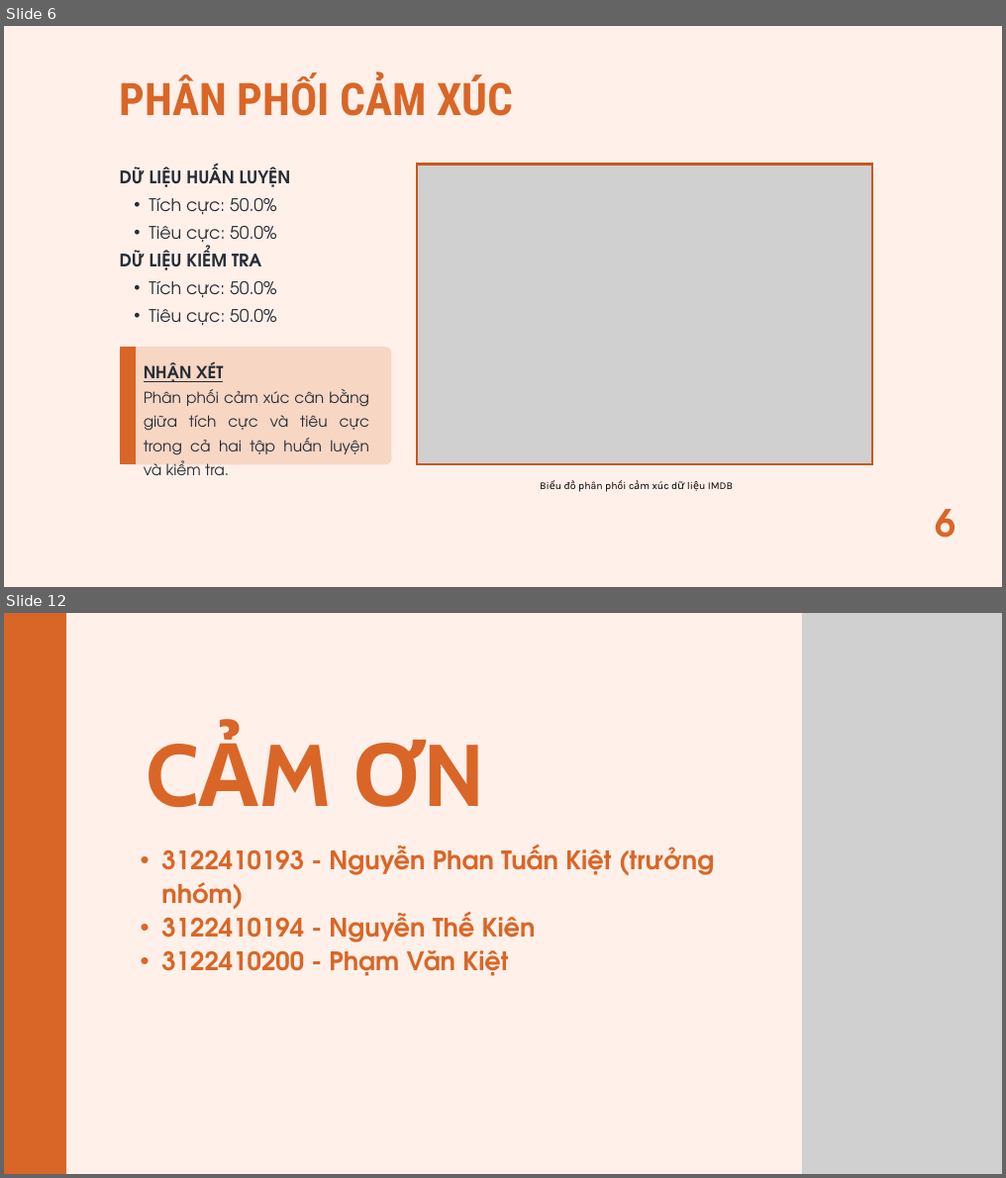
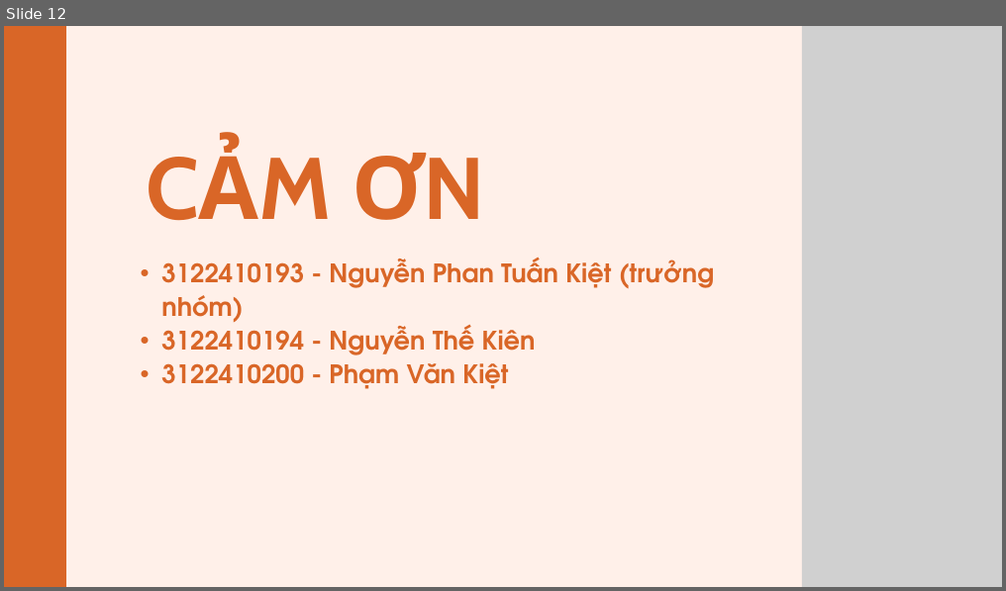
Before and after one commit to kietng04/NCKH, a slide deck: Bài 4 - Khảo sát đề tài/EDA Analyst.pptx. Shown one above the other, each under a label of ours: slides 6 and 12 before the commit, slide 12 after it; the slides between them are not shown. The pictures are 1006x1178 and 1006x591 pixels, drawn with LibreOffice and Linux fonts; fonts in the diff are those of the drawing; grey boxes stand for pictures. Boxes give left, top, right and bottom in pixels: in the first picture for what was removed or moved away, otherwise in the second. Text is boxed around its words. In the diff, an @@ line names an element or a change of style, - is before the commit and + after.

```diff
--- a/Bài 4 - Khảo sát đề tài/EDA Analyst.pptx
+++ b/Bài 4 - Khảo sát đề tài/EDA Analyst.pptx
@@ slide 6 removed at <box>4,26,1002,587</box>, background #FFF0E9 @@
@@ text removed at <box>120,75,513,116</box> @@
-PHÂN PHỐI CẢM XÚC
@@ text removed at <box>120,165,291,326</box> @@
-DỮ LIỆU HUẤN LUYỆN
-  • Tích cực: 50.0%
-  • Tiêu cực: 50.0%
-DỮ LIỆU KIỂM TRA
-  • Tích cực: 50.0%
-  • Tiêu cực: 50.0%
@@ picture removed at <box>417,165,872,466</box> @@
@@ freeform shape removed at <box>119,347,391,466</box> @@
@@ freeform shape removed at <box>119,347,136,466</box> @@
@@ text removed at <box>144,362,369,475</box> @@
-NHẬN XÉT
-Phân phối cảm xúc cân bằng giữa tích cực và tiêu cực trong cả hai tập huấn luyện và kiểm tra.
@@ text removed at <box>564,481,733,492</box> @@
-Biểu đồ phân phối cảm xúc dữ liệu IMDB
@@ text removed at <box>936,509,956,538</box> @@
-6
```
Also in this commit, not shown: 4 slides changed, 7 slides added, 6 other slides removed.
